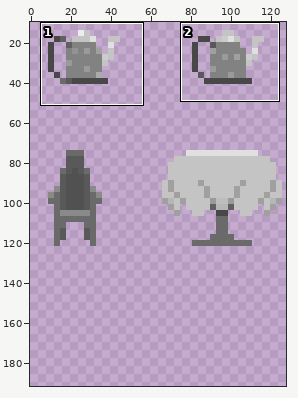
One commit to this sprite sheet: Imagenes/objectsspritesheet.png. The picture above shows the old version from afar; the outline marks the close-up.
Close-up. Earlier state:
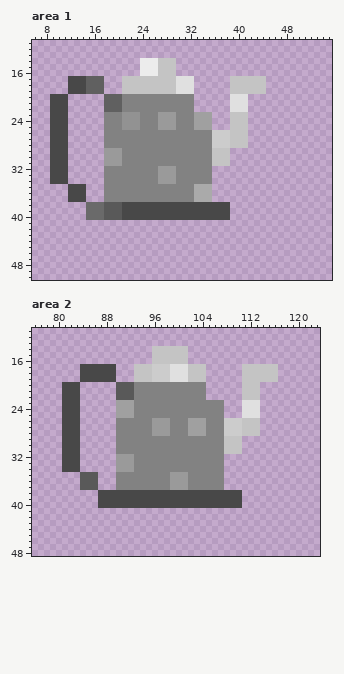
The file is 144x144 pixels. Colours within 5 levels of each other are drawn and written as one. Shown: area 1: x 6..55, y 11..50; area 2: x 76..123, y 11..48. The old version is drawn lined up with the new one, on the new canvas. The wide view leaves out empty margins. The commit also changed other parts of the picture, which this record leaves out.
The result:
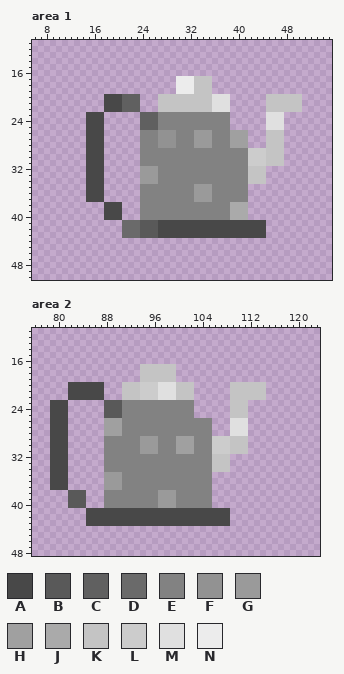
Palette (. is transparent): A #484848  B #595959  C #606060  D #6a6a6a  E #828282  F #929292  G #9a9a9a  H #a0a0a0  J #aaaaaa  K #c4c4c4  L #cccccc  M #e0e0e0  N #ececec
Edits made:
canvas 144x144 -> 128x192, the old top-left corner now at -12,-10 (the part of the old canvas that was cut away was empty and is not shown)
Changed rows in their new state; - is an unchanged pixel.
Area 1:
first column x 9:
14 ---------------......---------------------
15 ---------------......---------------------
16 ---------------......---------------------
17 ---......---.........NNNKKK---......------
18 ---......---.........NNNKKK---......------
19 ---......---.........NNNKKK---......------
20 ...------AAACCC...KKKKKKKKKMMM...---KKKKKK
21 ...------AAACCC...KKKKKKKKKMMM...---KKKKKK
22 ...------AAACCC...KKKKKKKKKMMM...---KKKKKK
23 ...---AAA......CCCEEE---EEEEEE...---MMM---
24 ...---AAA......CCCEEE---EEEEEE...---MMM---
25 ...---AAA......CCCEEE---EEEEEE...---MMM---
26 ...---AAA......---FFF---GGGEEEHHH---KKK---
27 ...---AAA......---FFF---GGGEEEHHH---KKK---
28 ...---AAA......---FFF---GGGEEEHHH---KKK---
29 ...---AAA......------------EEEEEELLLKKK---
30 ...---AAA......------------EEEEEELLLKKK---
31 ...---AAA......------------EEEEEELLLKKK---
32 ...---AAA......GGGEEE------EEEEEEKKK------
33 ...---AAA......GGGEEE------EEEEEEKKK------
34 ...---AAA......GGGEEE------EEEEEEKKK------
35 ---...AAA......---------GGGEEEEEE---------
36 ---...AAA......---------GGGEEEEEE---------
37 ---...AAA......---------GGGEEEEEE---------
38 ------...AAA...EEEEEEEEEEEEEEEJJJ---------
39 ------...AAA...EEEEEEEEEEEEEEEJJJ---------
40 ------...AAA...EEEEEEEEEEEEEEEJJJ---------
41 ------------DDDBBBAAAAAAAAAAAAAAAAAA------
42 ------------DDDBBBAAAAAAAAAAAAAAAAAA------
43 ------------DDDBBBAAAAAAAAAAAAAAAAAA------
Area 2:
first column x 79:
14 -----------------......---------------
15 -----------------......---------------
16 -----------------......---------------
17 -----......---.--KKKK.....------......
18 -----......---.--KKKK.....------......
19 -----......---.--KKKK.....------......
20 --.--AAAA--.KKKLLLMMMKKK..----KK---K--
21 --.--AAAA--.KKKLLLMMMKKK..----KK---K--
22 --.--AAAA--.KKKLLLMMMKKK..----KK---K--
23 AA-..----BBBEE----------.....-KKK..---
24 AA-..----BBBEE----------.....-KKK..---
25 AA-..----BBBEE----------.....-KKK..---
26 AA-..----HHH-----EEE---EEE-...MMM..---
27 AA-..----HHH-----EEE---EEE-...MMM..---
28 AA-..----HHH-----EEE---EEE-...MMM..---
29 AA-..----EE----GGG---HHH---LLL--K-----
30 AA-..----EE----GGG---HHH---LLL--K-----
31 AA-..----EE----GGG---HHH---LLL--K-----
32 AA-..----EEEEE-------------KKK--------
33 AA-..----EEEEE-------------KKK--------
34 AA-..----EEEEE-------------KKK--------
35 AAA--...-GGG--------EEE----..---------
36 AAA--...-GGG--------EEE----..---------
37 AAA--...-GGG--------EEE----..---------
38 ---BBB--.EEEEEEEEEGGGEEEEEE.....------
39 ---BBB--.EEEEEEEEEGGGEEEEEE.....------
40 ---BBB--.EEEEEEEEEGGGEEEEEE.....------
41 ------AAAAAAAAAAAAAAAAAAAAAAAA--------
42 ------AAAAAAAAAAAAAAAAAAAAAAAA--------
43 ------AAAAAAAAAAAAAAAAAAAAAAAA--------
Changed places in both close-ups, as pixel boxes (x1, y1, x2, y2):
changed: (50, 58, 302, 238)
changed: (50, 346, 278, 526)
